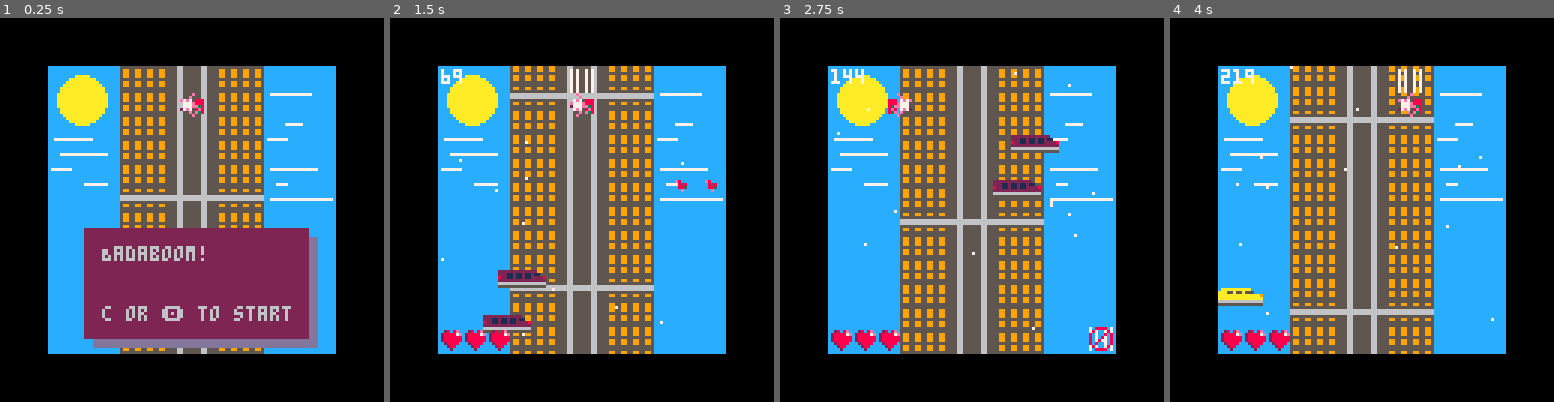
Above: before the commit, frames 1-4 (left to right).
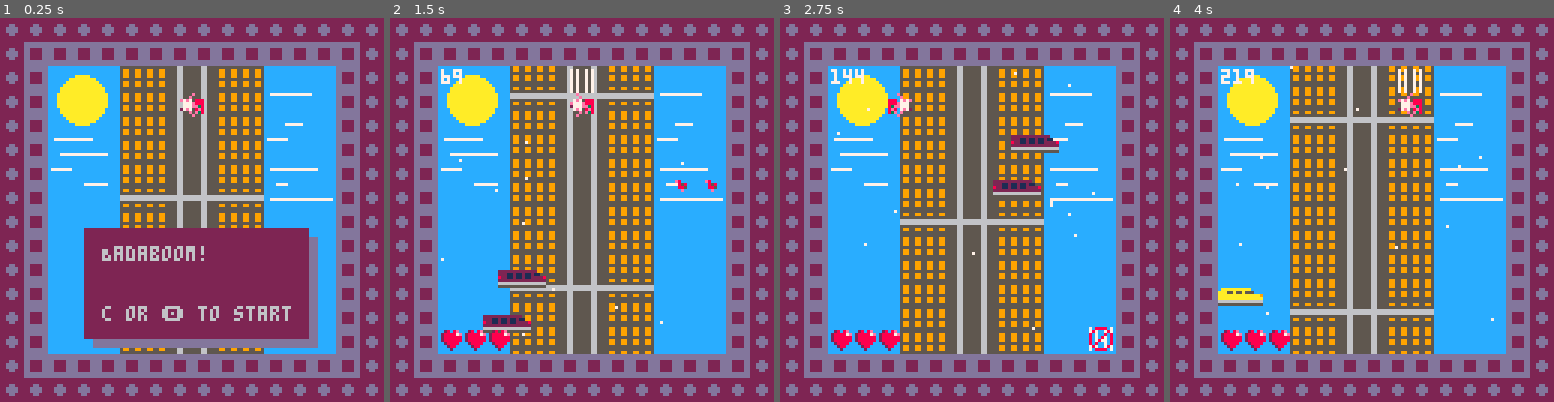
Above: after the commit, the same moments.

Repository: dotmobo/badaboom
Game: PICO-8 cartridge badaboom.p8
The game is run twice, just before and just after one commit, with the same random seed, the same clock (stepped at 60 frames per second) and the same inputs.
Inputs:
- Up to frame 1 (0.25 s): no input
- Up to frame 2 (1.5 s): tap O (Z key) at 0.33, 0.7, 1.43 s; tap X (X key) at 1.07 s
- Up to frame 3 (2.75 s): hold Left 1.97-2.37 s; tap X (X key) at 2.07, 2.4, 2.73 s; tap O (Z key) at 2.22 s
- Up to frame 4 (4 s): hold Right 2.87-3.53 s; tap X (X key) at 3.07, 3.4, 3.73 s; tap O (Z key) at 3.1, 3.98 s

The runs differ from the first frame. In frame 1, 44% of the frame differs, in the area x 0-100%, y 0-100%; in frame 2, 44%; in frame 3, 44%; in frame 4, 44%.

Commit message:
stylize borders

Diff:
--- a/badaboom.p8
+++ b/badaboom.p8
@@ -30,11 +30,22 @@
 	if (state==0) draw_game()
 	if (state==1) draw_gameover()
 	if (state==2) draw_gamestart()
-	--96x96 screen with black borders
+	--96x96 screen with borders
+	-- first 8px border
 	for i=0,15 do
-		rect(i, i, 127-i, 127-i, 0)
-	end
-	-- to text 96x96 size
+		spr(16,8*i,0)
+		spr(16,0,8*i)
+		spr(16,128-8,8*i)
+		spr(16,8*i,128-8)
+	end
+	-- second 8px border
+	for i=0,13 do
+		spr(32,8+8*i,8)
+		spr(32,8,8+8*i)
+		spr(32,128-16,8+8*i)
+		spr(32,8+8*i,128-16)
+	end
+	-- show red point to debug 96x96 size
 	if c_debug then
 		pset(0+16, 0+16, 8)
 		pset(0+16, 127-16, 8)
@@ -546,46 +557,46 @@
 
 
 __map__
-2020202020010102030401202020202020202020202020202020202020202020202020202020202020202020202020202020202020202020202020202020200000000000000000000000000000000000000000000000000000000000000000000000000000000000000000000000000000000000000000000000000000000000
-2020202020010102030401202020202020202020202020202020202020202020202020202020202020202020202020202020202020202020202020202020200000000000000000000000000000000000000000000000000000000000000000000000000000000000000000000000000000000000000000000000000000000000
-2020202020010102030401202020202020202020202020202020202020202020202020202020202020202020202020202020202020202020202020202020200000000000000000000000000000000000000000000000000000000000000000000000000000000000000000000000000000000000000000000000000000000000
-2020202020010102030401202020202020202020202020202020202020202020202020202020202020202020202020202020202020202020202020202020200000000000000000000000000000000000000000000000000000000000000000000000000000000000000000000000000000000000000000000000000000000000
-2020202020010102030401202020202020202020202020202020202020202020202020202020202020202020202020202020202020202020202020202020200000000000000000000000000000000000000000000000000000000000000000000000000000000000000000000000000000000000000000000000000000000000
-2020202020010102030401202020202020202020202020202020202020202020202020202020202020202020202020202020202020202020202020202020200000000000000000000000000000000000000000000000000000000000000000000000000000000000000000000000000000000000000000000000000000000000
-2020202020010102030401202020202020202020202020202020202020202020202020202020202020202020202020202020202020202020202020202020200000000000000000000000000000000000000000000000000000000000000000000000000000000000000000000000000000000000000000000000000000000000
-2020202020212122222121202020202020202020202020202020202020202020202020202020202020202020202020202020202020202020202020202020200000000000000000000000000000000000000000000000000000000000000000000000000000000000000000000000000000000000000000000000000000000000
-2020202020010102030401202020202020202020202020202020202020202020202020202020202020202020202020202020202020202020202020202020200000000000000000000000000000000000000000000000000000000000000000000000000000000000000000000000000000000000000000000000000000000000
-2020202020010102030401202020202020202020202020202020202020202020202020202020202020202020202020202020202020202020202020202020200000000000000000000000000000000000000000000000000000000000000000000000000000000000000000000000000000000000000000000000000000000000
-2020202020010102030401202020202020202020202020202020202020202020202020202020202020202020202020202020202020202020202020202020200000000000000000000000000000000000000000000000000000000000000000000000000000000000000000000000000000000000000000000000000000000000
-2020202020010102030401202020202020202020202020202020202020202020202020202020202020202020202020202020202020202020202020202020200000000000000000000000000000000000000000000000000000000000000000000000000000000000000000000000000000000000000000000000000000000000
-2020202020010103030401202020202020202020202020202020202020202020202020202020202020202020202020202020202020202020202020202020200000000000000000000000000000000000000000000000000000000000000000000000000000000000000000000000000000000000000000000000000000000000
-2020202020010103030401202020202020202020202020202020202020202020202020202020202020202020202020202020202020202020202020202020200000000000000000000000000000000000000000000000000000000000000000000000000000000000000000000000000000000000000000000000000000000000
-2020202020010103030401202020202020202020202020202020202020202020202020202020202020202020202020202020202020202020202020202020200000000000000000000000000000000000000000000000000000000000000000000000000000000000000000000000000000000000000000000000000000000000
-2020202020212122222121202020202020202020202020202020202020202020202020202020202020202020202020202020202020202020202020202020200000000000000000000000000000000000000000000000000000000000000000000000000000000000000000000000000000000000000000000000000000000000
-2020202020202020202020202020202020202020202020202020202020202020202020202020202020202020202020202020202020202020202020202020200000000000000000000000000000000000000000000000000000000000000000000000000000000000000000000000000000000000000000000000000000000000
-2020202020202020202020202020202020202020202020202020202020202020202020202020202020202020202020202020202020202020202020202020200000000000000000000000000000000000000000000000000000000000000000000000000000000000000000000000000000000000000000000000000000000000
-2020202020202020202020202020202020202020202020202020202020202020202020202020202020202020202020202020202020202020202020202020200000000000000000000000000000000000000000000000000000000000000000000000000000000000000000000000000000000000000000000000000000000000
-2020202020202020202020202020202020202020202020202020202020202020202020202020202020202020202020202020202020202020202020202020200000000000000000000000000000000000000000000000000000000000000000000000000000000000000000000000000000000000000000000000000000000000
-2020202020202020202020202020202020202020202020202020202020202020202020202020202020202020202020202020202020202020202020202020200000000000000000000000000000000000000000000000000000000000000000000000000000000000000000000000000000000000000000000000000000000000
-2020202020202020202020202020202020202020202020202020202020202020202020202020202020202020202020202020202020202020202020202020200000000000000000000000000000000000000000000000000000000000000000000000000000000000000000000000000000000000000000000000000000000000
-2020202020202020202020202020202020202020202020202020202020202020202020202020202020202020202020202020202020202020202020202020200000000000000000000000000000000000000000000000000000000000000000000000000000000000000000000000000000000000000000000000000000000000
-2020202020202020202020202020202020202020202020202020202020202020202020202020202020202020202020202020202020202020202020202020200000000000000000000000000000000000000000000000000000000000000000000000000000000000000000000000000000000000000000000000000000000000
-2020202020202020202020202020202020202020202020202020202020202020202020202020202020202020202020202020202020202020202020202020200000000000000000000000000000000000000000000000000000000000000000000000000000000000000000000000000000000000000000000000000000000000
-2020202020202020202020202020202020202020202020202020202020202020202020202020202020202020202020202020202020202020202020202020200000000000000000000000000000000000000000000000000000000000000000000000000000000000000000000000000000000000000000000000000000000000
-2020202020202020202020202020202020202020202020202020202020202020202020202020202020202020202020202020202020202020202020202020200000000000000000000000000000000000000000000000000000000000000000000000000000000000000000000000000000000000000000000000000000000000
-2020202020202020202020202020202020202020202020202020202020202020202020202020202020202020202020202020202020202020202020202020200000000000000000000000000000000000000000000000000000000000000000000000000000000000000000000000000000000000000000000000000000000000
-2020202020202020202020202020202020202020202020202020202020202020202020202020202020202020202020202020202020202020202020202020200000000000000000000000000000000000000000000000000000000000000000000000000000000000000000000000000000000000000000000000000000000000
-2020202020202020202020202020202020202020202020202020202020202020202020202020202020202020202020202020202020202020202020202020200000000000000000000000000000000000000000000000000000000000000000000000000000000000000000000000000000000000000000000000000000000000
-2020202020202020202020202020202020202020202020202020202020202020202020202020202020202020202020202020202020202020202020202020200000000000000000000000000000000000000000000000000000000000000000000000000000000000000000000000000000000000000000000000000000000000
-2020202020202020202020202020202020202020202020202020202020202020202020202020202020202020202020202020202020202020202020202020200000000000000000000000000000000000000000000000000000000000000000000000000000000000000000000000000000000000000000000000000000000000
-…(11 lines of a section not shown)…
+3030303030010102030401303030303030303030303030303030303030303030303030303030303030303030303030303030303030303030303030303030300000000000000000000000000000000000000000000000000000000000000000000000000000000000000000000000000000000000000000000000000000000000
+3030303030010102030401303030303030303030303030303030303030303030303030303030303030303030303030303030303030303030303030303030300000000000000000000000000000000000000000000000000000000000000000000000000000000000000000000000000000000000000000000000000000000000
+3030303030010102030401303030303030303030303030303030303030303030303030303030303030303030303030303030303030303030303030303030300000000000000000000000000000000000000000000000000000000000000000000000000000000000000000000000000000000000000000000000000000000000
+3030303030010102030401303030303030303030303030303030303030303030303030303030303030303030303030303030303030303030303030303030300000000000000000000000000000000000000000000000000000000000000000000000000000000000000000000000000000000000000000000000000000000000
+3030303030010102030401303030303030303030303030303030303030303030303030303030303030303030303030303030303030303030303030303030300000000000000000000000000000000000000000000000000000000000000000000000000000000000000000000000000000000000000000000000000000000000
+3030303030010102030401303030303030303030303030303030303030303030303030303030303030303030303030303030303030303030303030303030300000000000000000000000000000000000000000000000000000000000000000000000000000000000000000000000000000000000000000000000000000000000
+3030303030010102030401303030303030303030303030303030303030303030303030303030303030303030303030303030303030303030303030303030300000000000000000000000000000000000000000000000000000000000000000000000000000000000000000000000000000000000000000000000000000000000
+3030303030212122222121303030303030303030303030303030303030303030303030303030303030303030303030303030303030303030303030303030300000000000000000000000000000000000000000000000000000000000000000000000000000000000000000000000000000000000000000000000000000000000
+3030303030010102030401303030303030303030303030303030303030303030303030303030303030303030303030303030303030303030303030303030300000000000000000000000000000000000000000000000000000000000000000000000000000000000000000000000000000000000000000000000000000000000
+3030303030010102030401303030303030303030303030303030303030303030303030303030303030303030303030303030303030303030303030303030300000000000000000000000000000000000000000000000000000000000000000000000000000000000000000000000000000000000000000000000000000000000
+3030303030010102030401303030303030303030303030303030303030303030303030303030303030303030303030303030303030303030303030303030300000000000000000000000000000000000000000000000000000000000000000000000000000000000000000000000000000000000000000000000000000000000
+3030303030010102030401303030303030303030303030303030303030303030303030303030303030303030303030303030303030303030303030303030300000000000000000000000000000000000000000000000000000000000000000000000000000000000000000000000000000000000000000000000000000000000
+3030303030010103030401303030303030303030303030303030303030303030303030303030303030303030303030303030303030303030303030303030300000000000000000000000000000000000000000000000000000000000000000000000000000000000000000000000000000000000000000000000000000000000
+3030303030010103030401303030303030303030303030303030303030303030303030303030303030303030303030303030303030303030303030303030300000000000000000000000000000000000000000000000000000000000000000000000000000000000000000000000000000000000000000000000000000000000
+3030303030010103030401303030303030303030303030303030303030303030303030303030303030303030303030303030303030303030303030303030300000000000000000000000000000000000000000000000000000000000000000000000000000000000000000000000000000000000000000000000000000000000
+3030303030212122222121303030303030303030303030303030303030303030303030303030303030303030303030303030303030303030303030303030300000000000000000000000000000000000000000000000000000000000000000000000000000000000000000000000000000000000000000000000000000000000
+3030303030303030303030303030303030303030303030303030303030303030303030303030303030303030303030303030303030303030303030303030300000000000000000000000000000000000000000000000000000000000000000000000000000000000000000000000000000000000000000000000000000000000
+3030303030303030303030303030303030303030303030303030303030303030303030303030303030303030303030303030303030303030303030303030300000000000000000000000000000000000000000000000000000000000000000000000000000000000000000000000000000000000000000000000000000000000
+3030303030303030303030303030303030303030303030303030303030303030303030303030303030303030303030303030303030303030303030303030300000000000000000000000000000000000000000000000000000000000000000000000000000000000000000000000000000000000000000000000000000000000
+3030303030303030303030303030303030303030303030303030303030303030303030303030303030303030303030303030303030303030303030303030300000000000000000000000000000000000000000000000000000000000000000000000000000000000000000000000000000000000000000000000000000000000
+3030303030303030303030303030303030303030303030303030303030303030303030303030303030303030303030303030303030303030303030303030300000000000000000000000000000000000000000000000000000000000000000000000000000000000000000000000000000000000000000000000000000000000
+3030303030303030303030303030303030303030303030303030303030303030303030303030303030303030303030303030303030303030303030303030300000000000000000000000000000000000000000000000000000000000000000000000000000000000000000000000000000000000000000000000000000000000
+3030303030303030303030303030303030303030303030303030303030303030303030303030303030303030303030303030303030303030303030303030300000000000000000000000000000000000000000000000000000000000000000000000000000000000000000000000000000000000000000000000000000000000
+3030303030303030303030303030303030303030303030303030303030303030303030303030303030303030303030303030303030303030303030303030300000000000000000000000000000000000000000000000000000000000000000000000000000000000000000000000000000000000000000000000000000000000
+3030303030303030303030303030303030303030303030303030303030303030303030303030303030303030303030303030303030303030303030303030300000000000000000000000000000000000000000000000000000000000000000000000000000000000000000000000000000000000000000000000000000000000
+3030303030303030303030303030303030303030303030303030303030303030303030303030303030303030303030303030303030303030303030303030300000000000000000000000000000000000000000000000000000000000000000000000000000000000000000000000000000000000000000000000000000000000
+3030303030303030303030303030303030303030303030303030303030303030303030303030303030303030303030303030303030303030303030303030300000000000000000000000000000000000000000000000000000000000000000000000000000000000000000000000000000000000000000000000000000000000
+3030303030303030303030303030303030303030303030303030303030303030303030303030303030303030303030303030303030303030303030303030300000000000000000000000000000000000000000000000000000000000000000000000000000000000000000000000000000000000000000000000000000000000
+3030303030303030303030303030303030303030303030303030303030303030303030303030303030303030303030303030303030303030303030303030300000000000000000000000000000000000000000000000000000000000000000000000000000000000000000000000000000000000000000000000000000000000
+3030303030303030303030303030303030303030303030303030303030303030303030303030303030303030303030303030303030303030303030303030300000000000000000000000000000000000000000000000000000000000000000000000000000000000000000000000000000000000000000000000000000000000
+3030303030303030303030303030303030303030303030303030303030303030303030303030303030303030303030303030303030303030303030303030300000000000000000000000000000000000000000000000000000000000000000000000000000000000000000000000000000000000000000000000000000000000
+3030303030303030303030303030303030303030303030303030303030303030303030303030303030303030303030303030303030303030303030303030300000000000000000000000000000000000000000000000000000000000000000000000000000000000000000000000000000000000000000000000000000000000
+…(11 lines of a section not shown)…
Not shown, changed: 39 lines of the sprite sheet (__gfx__) section of badaboom.p8
